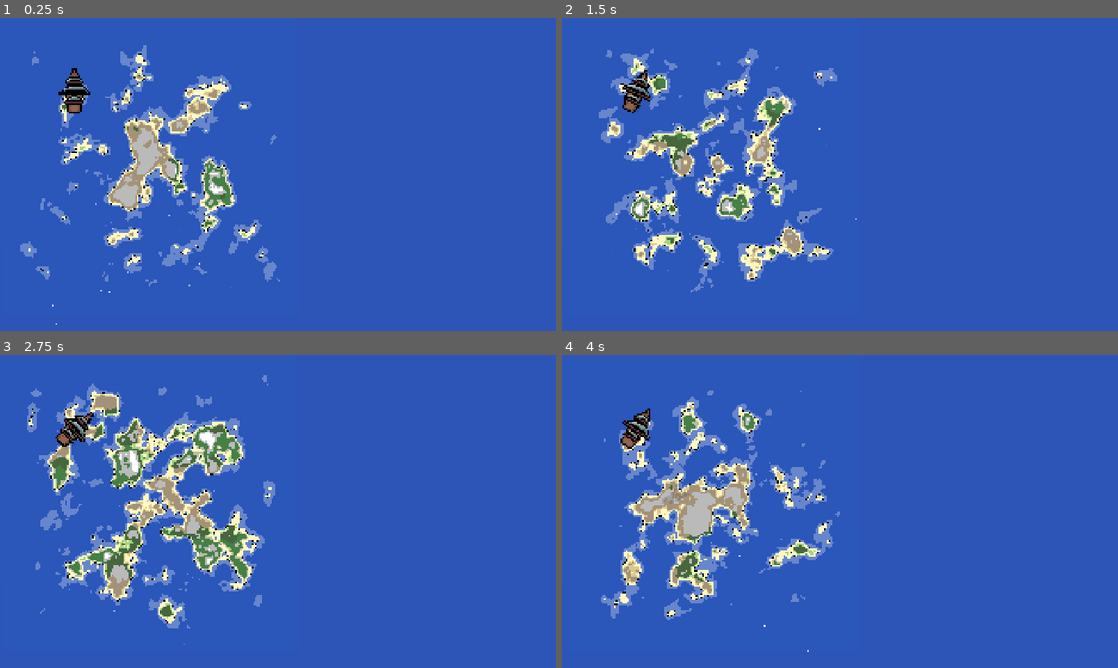
Above: before the commit, frames 1-4 (two rows, left to right).
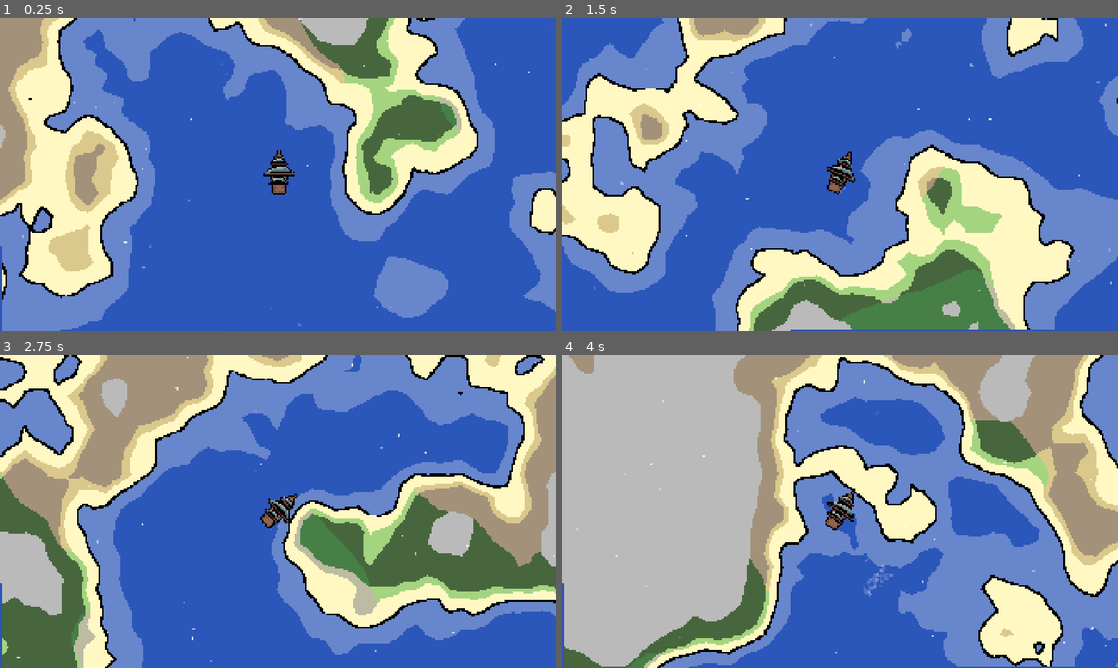
Above: after the commit, the same moments.

Repository: jhaakma/island-generator
Game: Godot game, scene res://Scenes/Main/Main.tscn
The game is run twice, just before and just after one commit, with the same random seed, the same clock (stepped at 60 frames per second) and the same inputs.
Inputs (mouse positions are in pixels of both pictures, inside the frame that each line leads up to):
- Up to frame 1 (0.25 s): no input
- Up to frame 2 (1.5 s): tap Enter (ui_accept) at 0.5, 0.77 s; move the mouse to (962, 158) at 0.52 s; hold D (turn_right) 0.53-1.25 s; tap Mouse wheel down (scroll_down) at 0.6 s; click (962, 158) at 0.67 s; drag from (728, 190) to (812, 237) at 1.27 s
- Up to frame 3 (2.75 s): tap Enter (ui_accept) at 2 s; move the mouse to (333, 442) at 2.02 s; hold D (turn_right) from 2.03 s (still down); hold Shift from 2.03 s (still down)
- Up to frame 4 (4 s): release D (turn_right) at 2.75 s; release Shift at 2.75 s; drag from (812, 574) to (673, 464) at 2.77 s; move the mouse to (1006, 558) at 3.52 s; hold A (turn_left) from 3.53 s (still down); tap Z at 3.6 s; tap Enter (ui_accept) at 3.77 s

The runs differ from the first frame. In frame 1, 55% of the frame differs, in the area x 0-100%, y 0-100%; in frame 2, 59%; in frame 3, 71%; in frame 4, 83%.

Commit message:
Fix player render

Diff:
--- a/Scenes/Main/Main.tscn
+++ b/Scenes/Main/Main.tscn
@@ -39,9 +39,6 @@
 _data = [Vector2(0, 0), 0.0, 0.0, 0, 0, Vector2(0.251685, 1), 0.0, 0.0, 0, 0, Vector2(0.750562, 1), 0.0, 0.0, 0, 0, Vector2(1, 0), 0.0, 0.0, 0, 0]
 point_count = 4
 
-[sub_resource type="ViewportTexture" id="ViewportTexture_5ci8a"]
-viewport_path = NodePath("Main/WorldRenderViewport/SubViewport")
-
 [node name="Node2D" type="Node2D"]
 
 [node name="Background" type="ColorRect" parent="."]
@@ -67,7 +64,7 @@
 island_generator = ExtResource("2_o8wgc")
 map_node = NodePath("WorldRenderViewport/Island 1/Map")
 collision_generator = SubResource("Resource_4vhfm")
-player = NodePath("WorldRenderViewport/SubViewport/Player")
+player = NodePath("WorldRenderViewport/Player")
 
 [node name="WorldRenderViewport" type="SubViewport" parent="Main"]
 transparent_bg = true
@@ -111,46 +108,19 @@
 tile_set = ExtResource("6_aw1lf")
 
 [node name="Wind" parent="Main/WorldRenderViewport" node_paths=PackedStringArray("player") instance=ExtResource("15_5ci8a")]
-player = NodePath("../SubViewport/Player")
+player = NodePath("../Player")
 min_wind_speed = 70.0
 min_rotation_degrees_per_second = 1.0
 max_rotation_degrees_per_second = 2.0
 
-[node name="SubViewport" type="SubViewport" parent="Main/WorldRenderViewport"]
-transparent_bg = true
-canvas_item_default_texture_filter = 0
+[node name="Player" parent="Main/WorldRenderViewport" instance=ExtResource("6_w20t6")]
 
-[node name="Player" parent="Main/WorldRenderViewport/SubViewport" instance=ExtResource("6_w20t6")]
-
-[node name="Movement" parent="Main/WorldRenderViewport/SubViewport/Player" index="5" node_paths=PackedStringArray("wind")]
-wind = NodePath("../../../Wind")
+[node name="Movement" parent="Main/WorldRenderViewport/Player" index="5" node_paths=PackedStringArray("wind")]
+wind = NodePath("../../Wind")
 efficiency_curve = SubResource("Curve_5ci8a")
 
-[node name="Camera2D" type="Camera2D" parent="Main/WorldRenderViewport/SubViewport/Player"]
+[node name="Camera2D" type="Camera2D" parent="Main/WorldRenderViewport/Player"]
 zoom = Vector2(10, 10)
-
-[node name="TextureRect" type="TextureRect" parent="."]
-texture_filter = 1
-offset_right = 512.0
-offset_bottom = 512.0
-texture = SubResource("ViewportTexture_5ci8a")
-metadata/_aseprite_wizard_interface_config_ = {
-"layer_section": true,
-"pending_changes": {
-"embed_tex": true,
-"i_mode": 0,
-"keep_anim_length": false,
-"layers": [],
-"o_ex_p": "",
-"o_folder": "",
-"o_name": "",
-"only_visible": false,
-"player": "",
-"slice": "",
-"source": "",
-"source_uid": -1
-}
-}
 
 [node name="CanvasLayer" type="CanvasLayer" parent="."]
 visible = false
@@ -159,4 +129,4 @@
 visible = false
 centered = false
 
-[editable path="Main/WorldRenderViewport/SubViewport/Player"]
+[editable path="Main/WorldRenderViewport/Player"]
Not shown: 1 places in Scenes/Main/Main.tscn that only renumber resources
